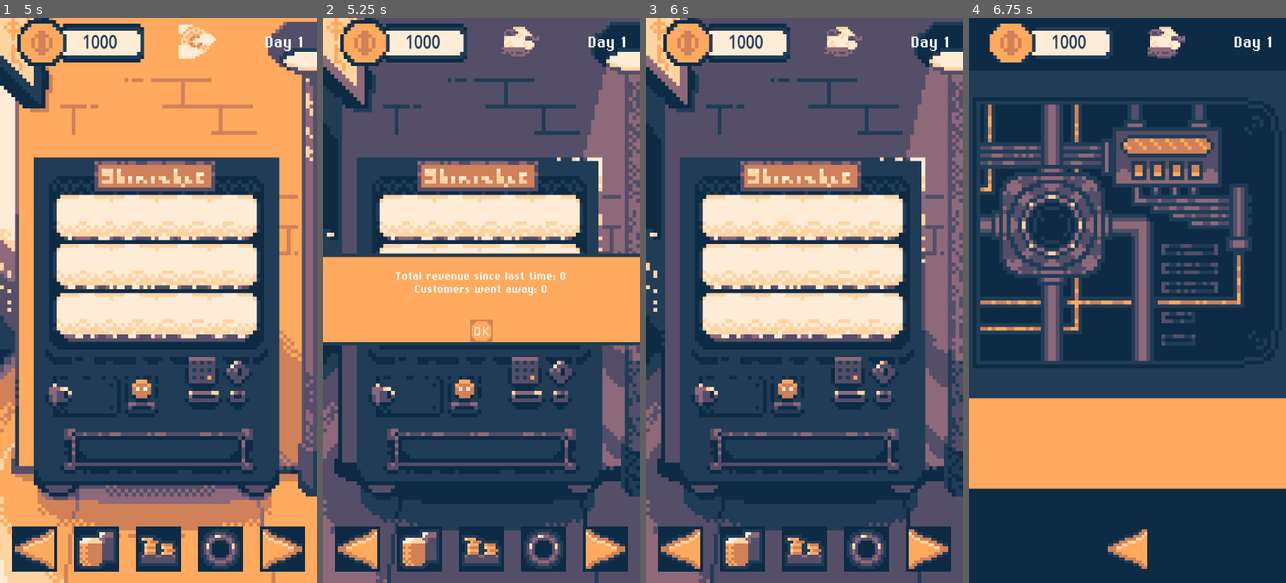
Above: before the commit, frames 1-4 (left to right).
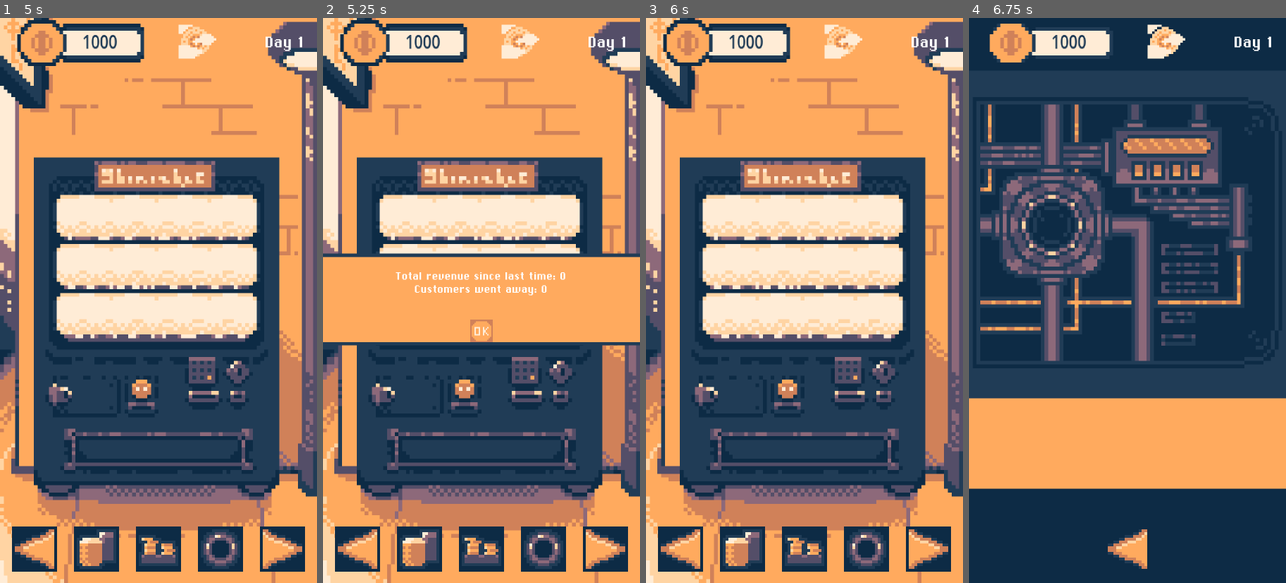
Above: after the commit, the same moments.

Repository: EtMechanicum/TheDayOfMech
Game: Godot game, scene res://scenes/world.tscn
The game is run twice, just before and just after one commit, with the same random seed, the same clock (stepped at 60 frames per second) and the same inputs.
Inputs (mouse positions are in pixels of both pictures, inside the frame that each line leads up to):
- Up to frame 1 (5 s): click (161, 311) at 0.5 s; click (161, 311) at 1.25 s; click (34, 549) at 2 s; click (34, 549) at 2.75 s; click (34, 549) at 3.5 s; click (34, 549) at 4.25 s
- Up to frame 2 (5.25 s): click (481, 549) at 5 s
- Up to frame 3 (6 s): click (804, 328) at 5.75 s
- Up to frame 4 (6.75 s): click (1190, 549) at 6.5 s

Frame 1 is identical in both runs. In frame 2, 40% of the frame differs, in the area x 0-100%, y 0-100%; in frame 3, 43%; in frame 4, 0.5%.

Commit message:
implemented working prototype of special events

Diff:
--- a/assets/resources/special_events/special_event_test.tres
+++ b/assets/resources/special_events/special_event_test.tres
@@ -9,4 +9,5 @@
 background = ExtResource("1_su5ev")
 condition = 13
 one_shot_event = true
+available = true
 metadata/_custom_type_script = "uid://c14tglcu2xu1w"
--- a/scenes/game_manager.gd
+++ b/scenes/game_manager.gd
@@ -73,7 +73,7 @@
 	customer_timer.start()
 	#day timer
 	day_timer = Timer.new()
-	day_timer.wait_time = 5 #one day = two minutes for test purposes only
+	day_timer.wait_time = 600 #one day = two minutes for test purposes only
 	day_timer.one_shot = false
 	add_child(day_timer)
 	day_timer.timeout.connect(_set_up_new_day)
@@ -400,9 +400,9 @@
 #Se un evento e' disponibile, viene inviato un segnale a Wastelands per gestirlo
 func special_event_available_checker():
 	var counter = 0
-	for qty in player_inventory:
-		counter += qty
+	for item in player_inventory:
+		counter += player_inventory[item]
 	for event in special_events:
-		if event.condition == counter && event.available:
-			event_available.emit(event)
+		if special_events[event].condition == counter && special_events[event].available:
+			event_available.emit(special_events[event])
 		break
--- a/scenes/store.gd
+++ b/scenes/store.gd
@@ -126,6 +126,7 @@
 	$"TextureRect/ShopMenu/ItemDescription".hide()
 	for button in $"TextureRect/Buttons/HBoxContainer".get_children():
 		button.disabled = false
+	GameManager.special_event_available_checker()
 
 ## Sale management ##
 var current_product : Resource
--- a/scenes/wastelands.gd
+++ b/scenes/wastelands.gd
@@ -20,6 +20,7 @@
 	pass
 
 func _show_event_available(event : Resource):
+	print("segnale evento emesso")
 	event_available = true
 	current_event = event
 	$"TextureRect/Buttons/HBoxContainer/Event?".disabled = false
@@ -32,6 +33,7 @@
 	$"TextureRect/Buttons/HBoxContainer/ToStore".disabled = true
 	$"TextureRect".texture = current_event.background
 	$"TextureRect/DialogueContainer".show()
+	GameManager.day_timer.stop()
 	for line in current_event.dialogues:
 		line_window.text = line
 		await event_button.pressed
